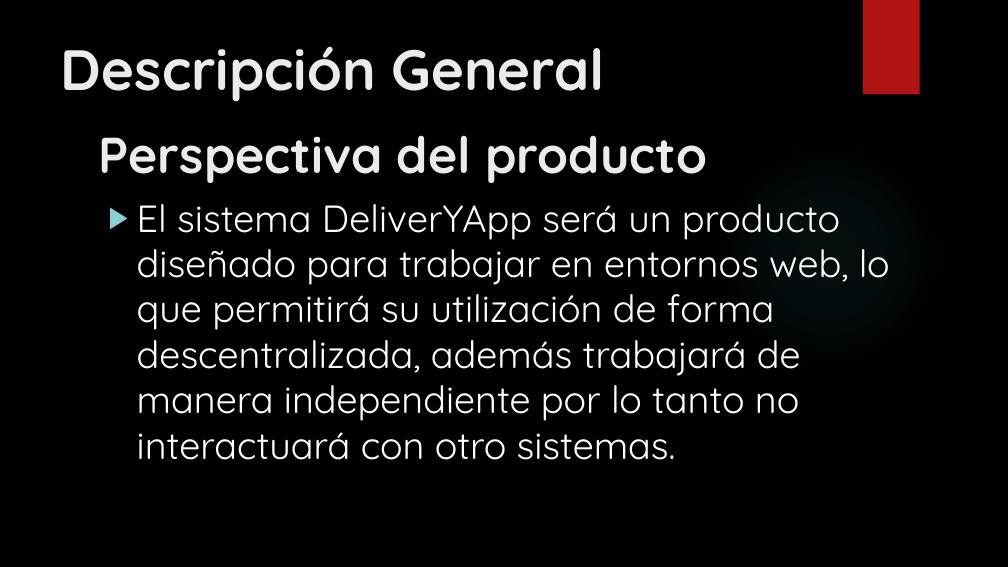
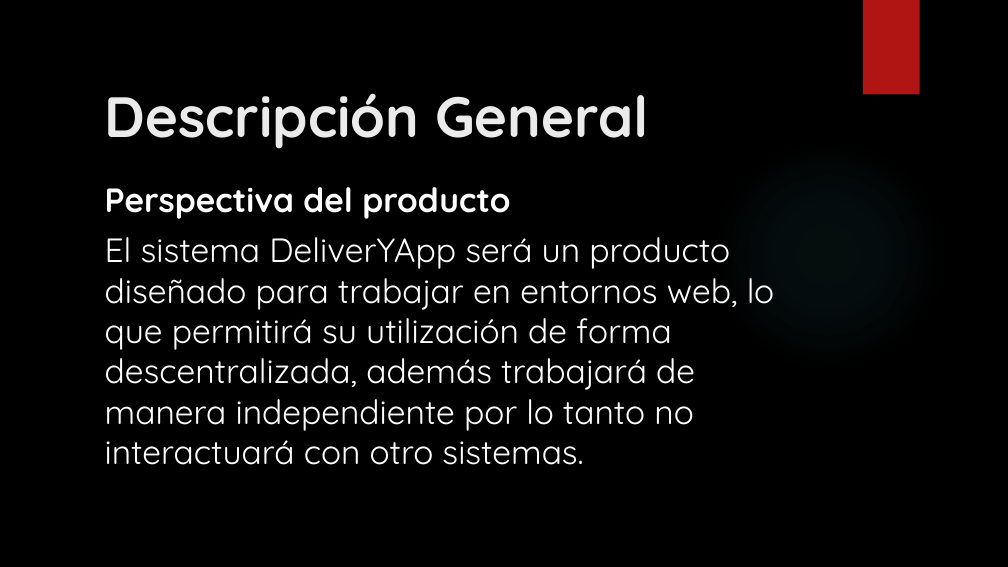
Before and after one commit to francben/proyectoDeliberyApp, a slide deck: slide 6 of Presentacion de Clase.pptx. Drawn at 1008x567 pixels with LibreOffice and Linux fonts; fonts in the diff are those of the drawing; background and template pictures are left out. Boxes give left, top, right and bottom in pixels: in the first picture for what was removed or moved away, otherwise in the second. Text is boxed around its words. In the diff, an @@ line names an element or a change of style, - is before the commit and + after.

Commit message:
sigo añadiendo diapositivas con descripciones del sistema

```diff
--- a/Presentacion de Clase.pptx
+++ b/Presentacion de Clase.pptx
@@ text "Descripción General": place and size @@
-text "Descripción General" at <box>61,46,606,102</box>
+text "Descripción General" at <box>105,93,649,149</box>
@@ text removed at <box>99,135,707,183</box> @@
-  Perspectiva del producto
@@ text "Perspectiva del producto": place and size @@
-text "Perspectiva del producto" at <box>137,204,890,460</box>
+text "Perspectiva del producto" at <box>105,187,774,465</box>
@@ text at <box>105,187,510,219</box>: paragraph added @@
+Perspectiva del producto
@@ text at <box>105,237,774,465</box>: size 36 to 32 pt in "El sistema DeliverYApp será un producto diseñado ..."; bullet ▶ to none @@
```
Also in this commit, not shown: 6 slides added.
